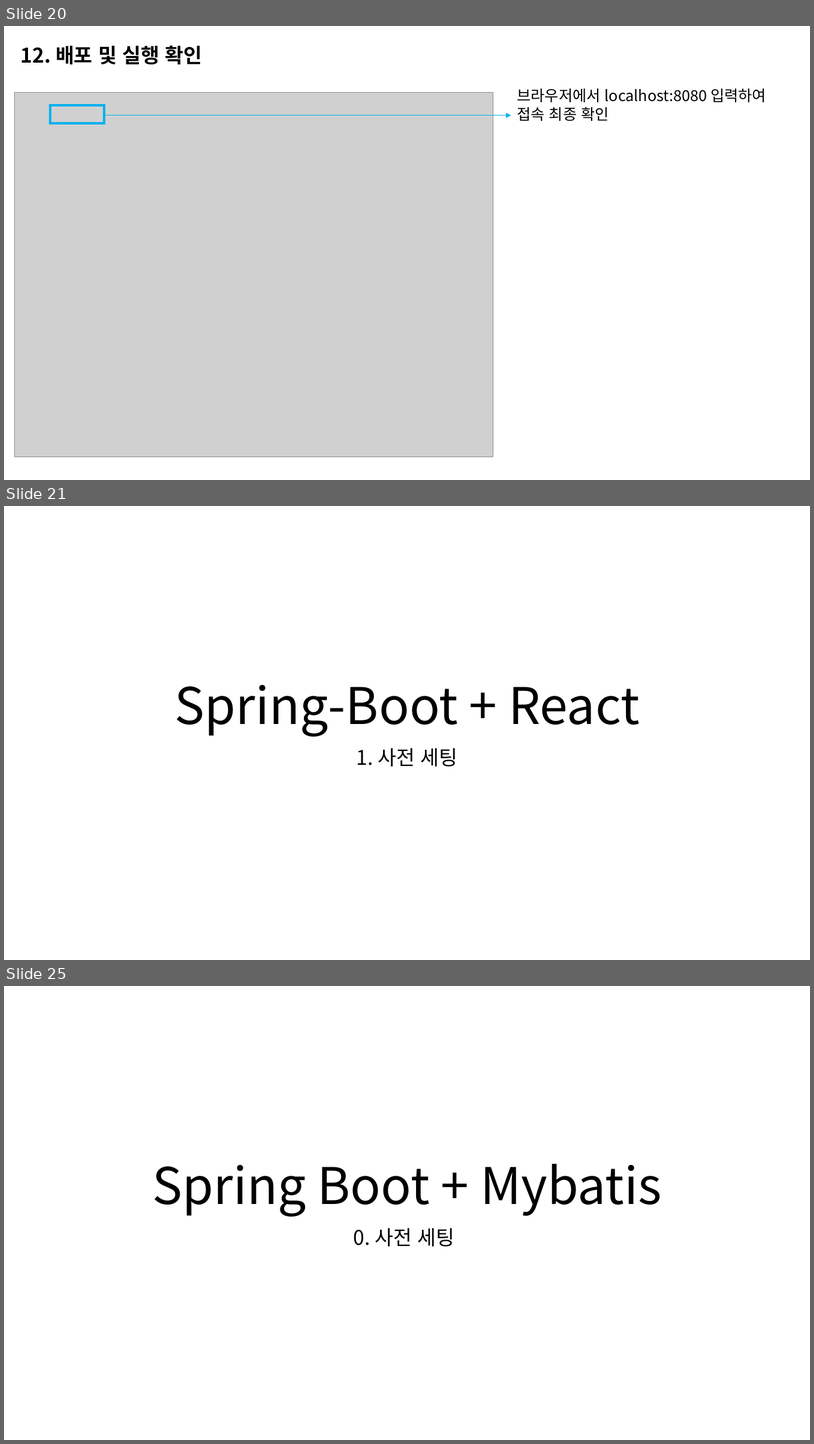
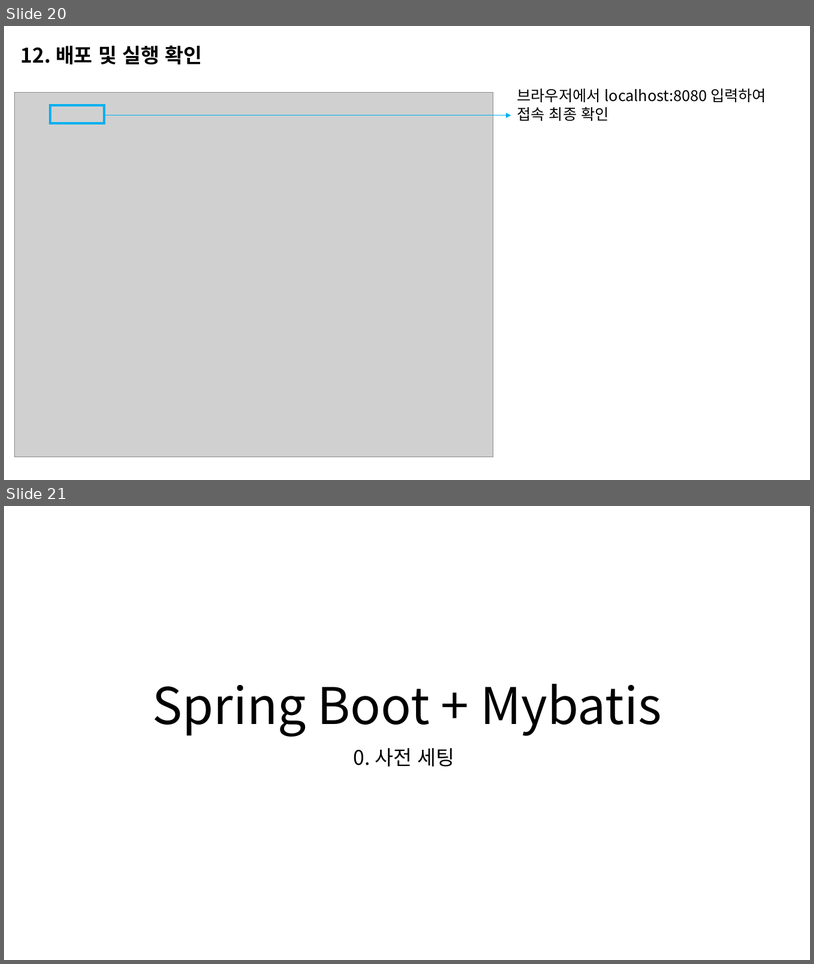
Before and after one commit to junni3h/insummnia, a slide deck: docs/스프링부트+리액트 정리.pptx. Shown one above the other, each under a label of ours: slides 20, 21 and 25 before the commit, slides 20 and 21 after it; the slides between them are not shown. The pictures are 814x1444 and 814x964 pixels, drawn with LibreOffice and Linux fonts; fonts in the diff are those of the drawing; grey boxes stand for pictures. Boxes give left, top, right and bottom in pixels: in the first picture for what was removed or moved away, otherwise in the second. Text is boxed around its words. In the diff, an @@ line names an element or a change of style, - is before the commit and + after.

```diff
--- a/docs/스프링부트+리액트 정리.pptx
+++ b/docs/스프링부트+리액트 정리.pptx
@@ slide 21 removed at box(4, 506, 810, 960), background #FFFFFF @@
@@ title removed at box(174, 685, 640, 736) @@
-Spring-Boot + React
@@ subtitle removed at box(357, 748, 458, 766) @@
-1. 사전 세팅
@@ what was slide 25 is now slide 21 @@
```
Also in this commit, not shown: 3 slides changed, 9 other slides removed, 20 other files.
